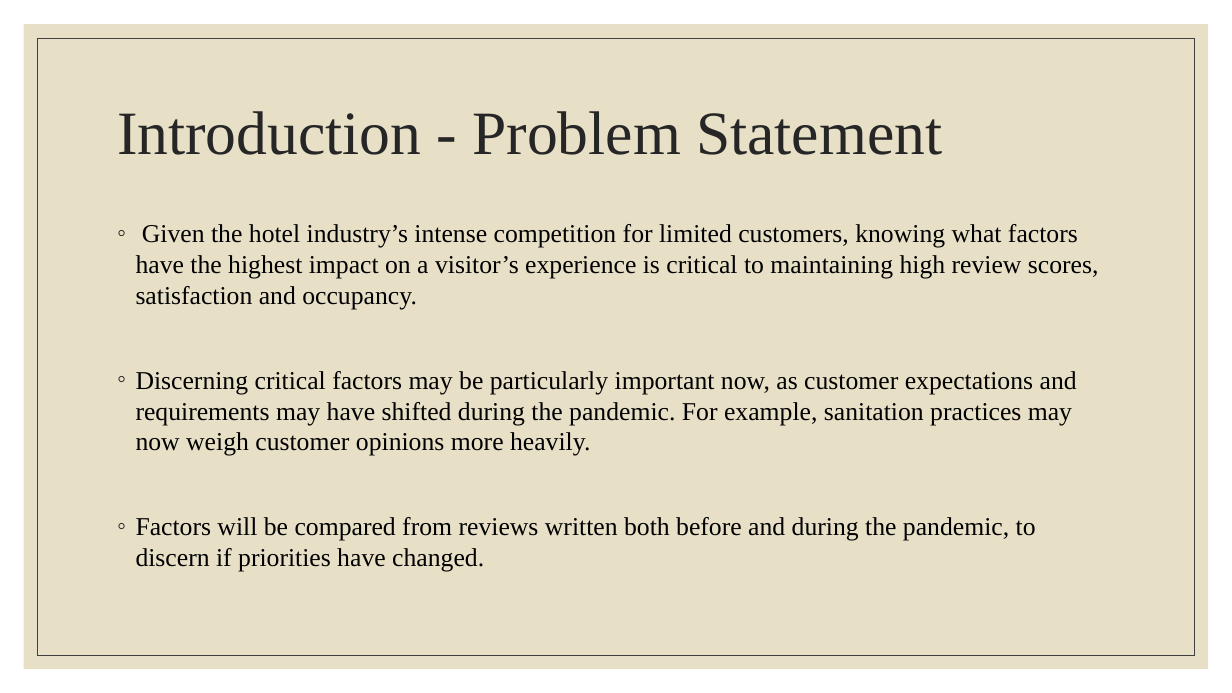
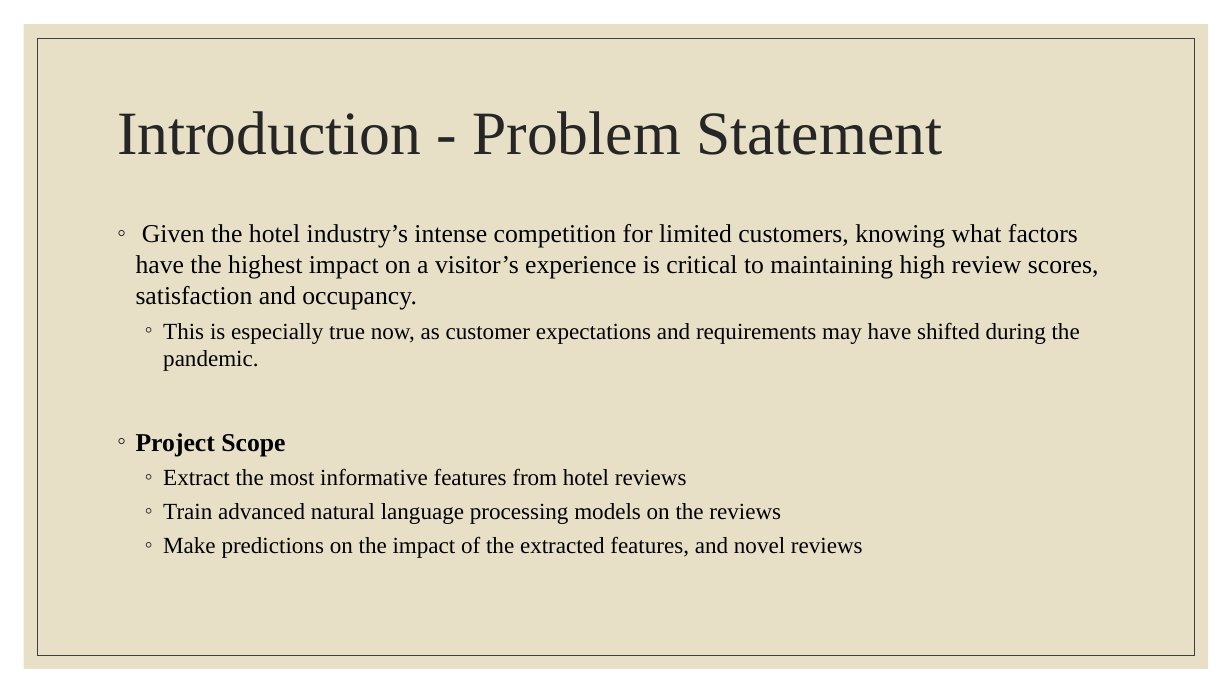
Before and after one commit to m-mcdougall/Capstone-DATS6501, a slide deck: slide 4 of Capstone Presentation.pptx. Drawn at 1232x693 pixels with LibreOffice and Linux fonts; fonts in the diff are those of the drawing. Boxes give left, top, right and bottom in pixels: in the first picture for what was removed or moved away, otherwise in the second. Text is boxed around its words. In the diff, an @@ line names an element or a change of style, - is before the commit and + after.

Commit message:
Rweorder_pandemic_adjustment

```diff
--- a/Capstone Presentation.pptx
+++ b/Capstone Presentation.pptx
@@ text at box(136, 322, 1080, 558): text changed; size 20 to 18 pt @@
-◦ Discerning critical factors may be particularly important now, as customer expectations and requirements may have shifted during the pandemic. For example, sanitation practices may now weigh customer opinions more heavily.
-◦ Factors will be compared from reviews written both before and during the pandemic, to discern if priorities have changed.
+  ◦ This is especially true now, as customer expectations and requirements may have shifted during the pandemic.
+◦ Project Scope
+  ◦ Extract the most informative features from hotel reviews
+  ◦ Train advanced natural language processing models on the reviews
+  ◦ Make predictions on the impact of the extracted features, and novel reviews
```
Also in this commit, not shown: 4 other slides changed, 2 slides removed, 4 other files.
